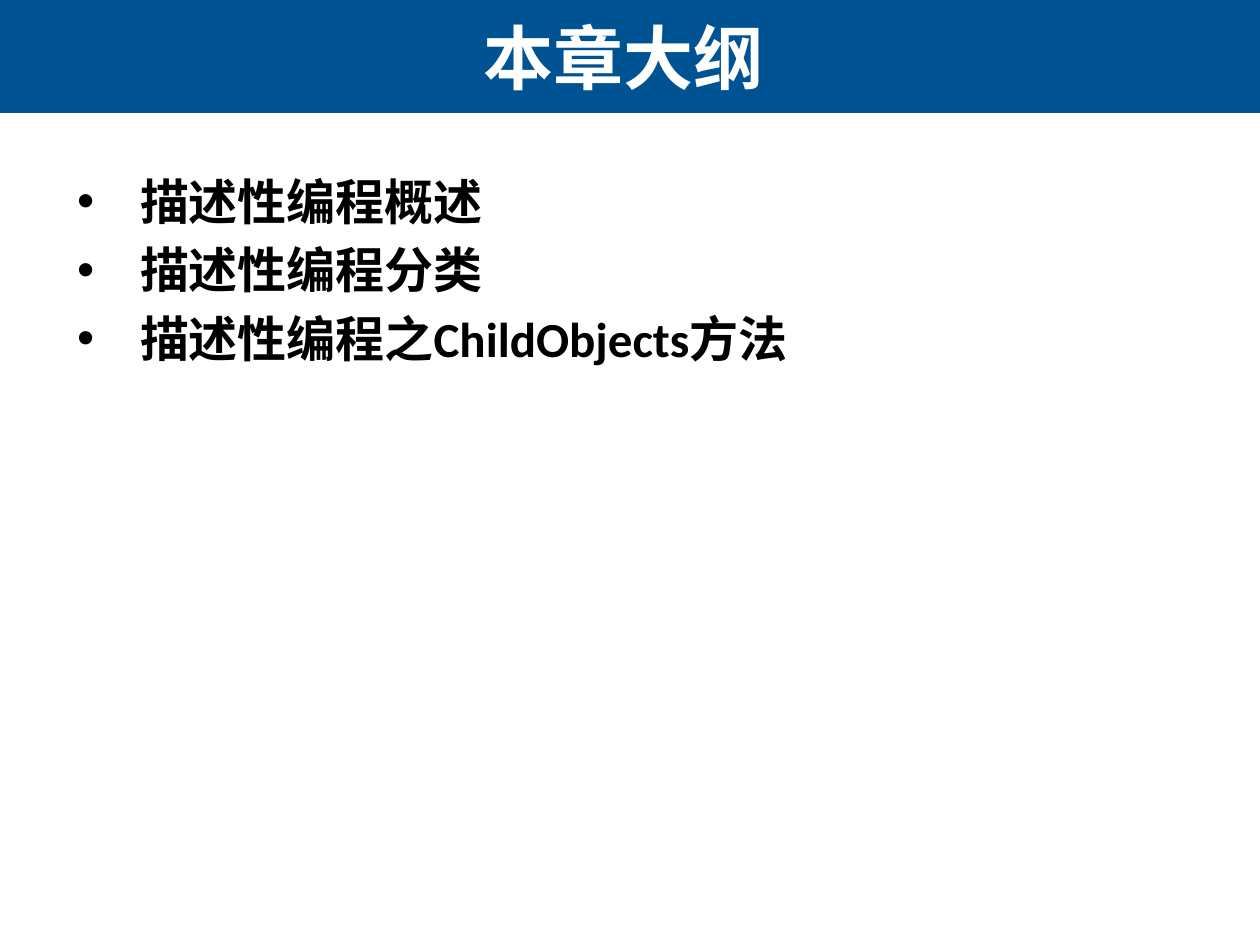
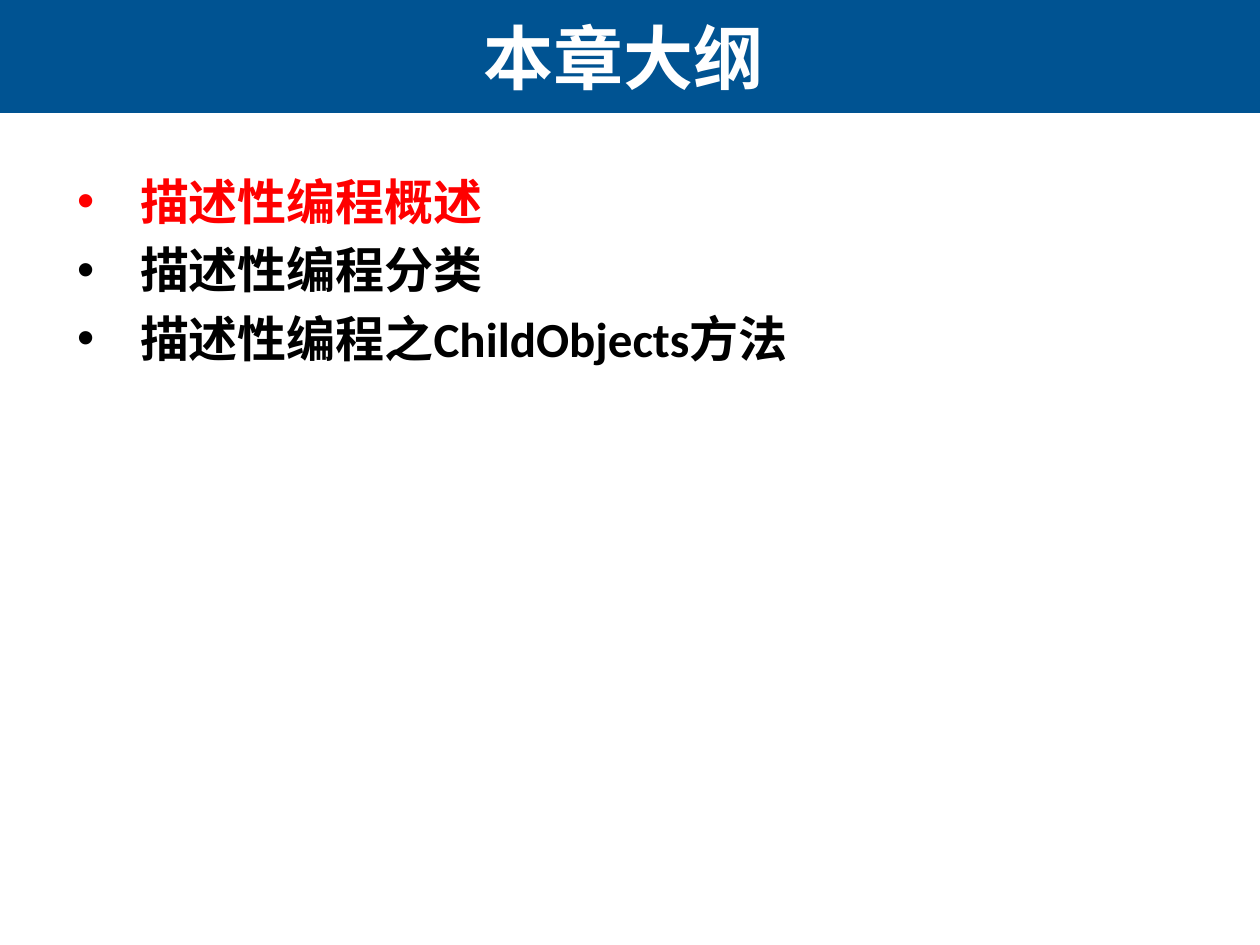
Before and after one commit to edu2act/course-uft, a slide deck: slide 2 of PPT/06 UFT Description Programme.pptx. Drawn at 1260x945 pixels with LibreOffice and Linux fonts; fonts in the diff are those of the drawing. Boxes give left, top, right and bottom in pixels: in the first picture for what was removed or moved away, otherwise in the second. Text is boxed around its words. In the diff, an @@ line names an element or a change of style, - is before the commit and + after.

```diff
--- a/PPT/06 UFT Description Programme.pptx
+++ b/PPT/06 UFT Description Programme.pptx
@@ text at <box>140,178,483,225</box>: text colour #000000 to #FF0000 in "描述性编程概述" @@
```
Also in this commit, not shown: 1 other slide changed, 5 other files.
